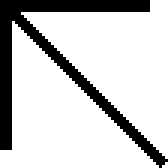
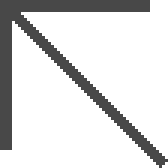
Layered file, before and after one edit (168 x 168). Changes by layer:
hid "Layer 0" over [0, 0, 168, 168]
